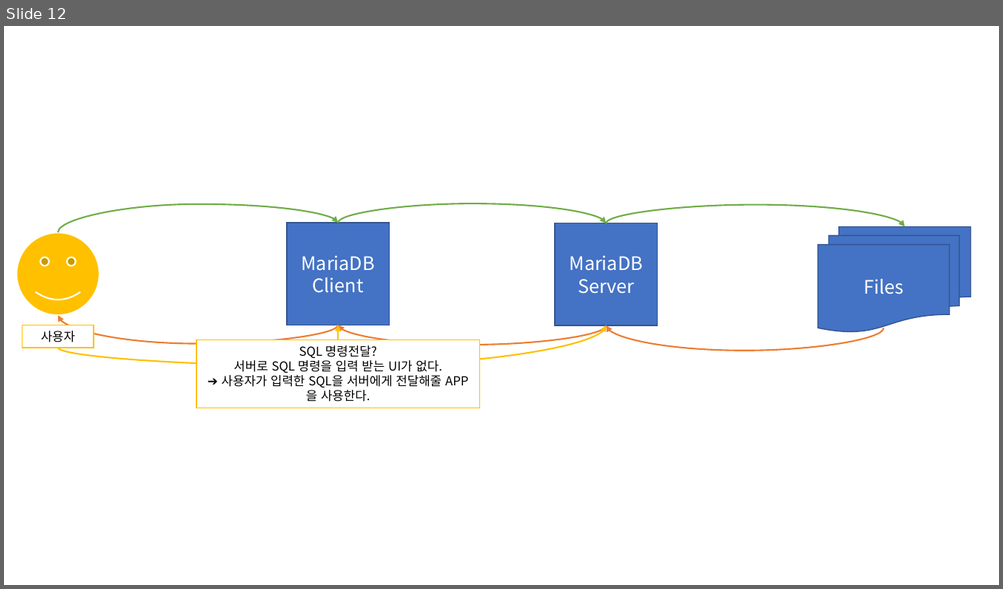
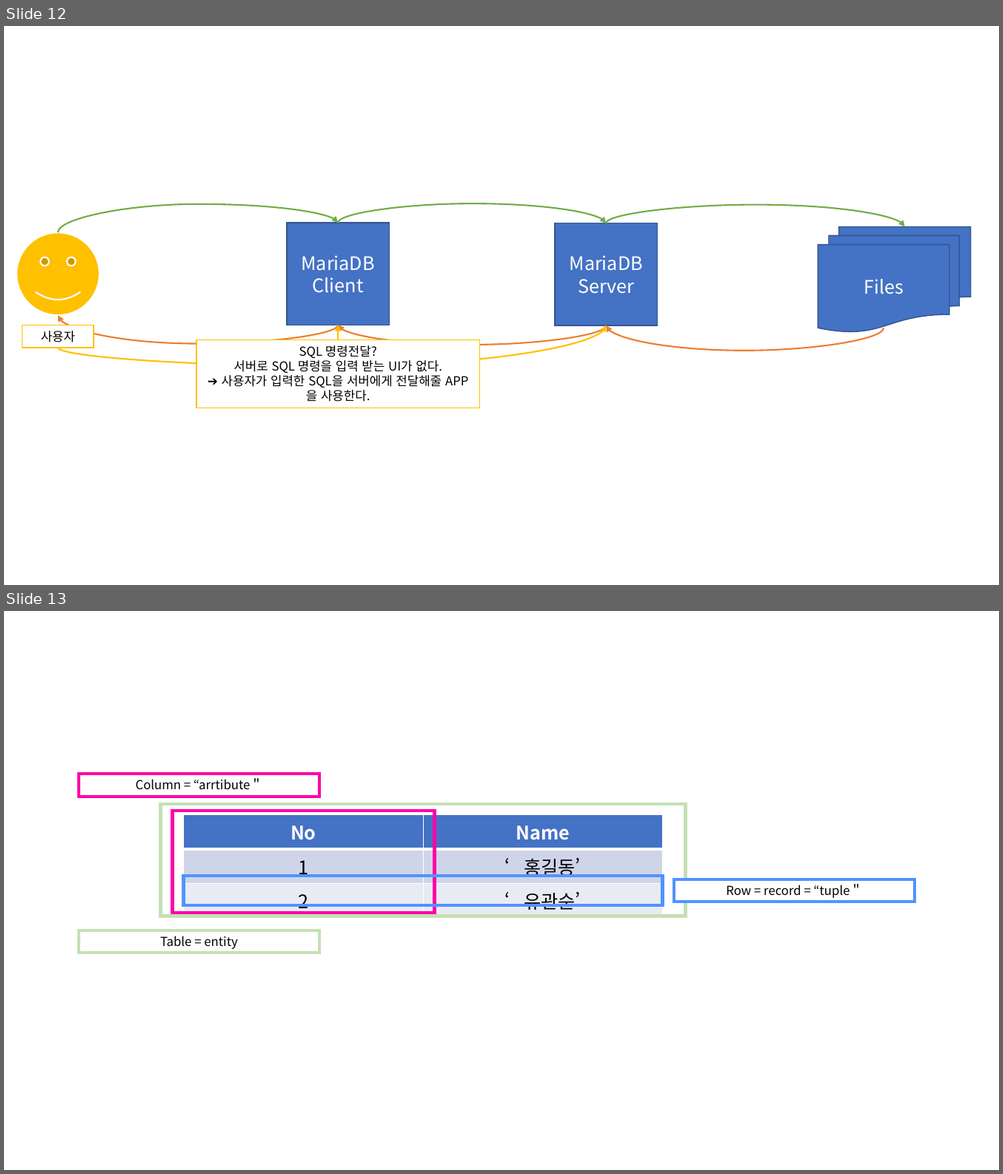
Before and after one commit to Dingadung/2022-study-workspace, a slide deck: study-note/자바/2022-08-29 내용정리.pptx. Shown one above the other, each under a label of ours: slide 12 before the commit, slides 12 and 13 after it. The pictures are 1003x589 and 1003x1174 pixels, drawn with LibreOffice and Linux fonts; fonts in the diff are those of the drawing. Boxes give left, top, right and bottom in pixels: in the first picture for what was removed or moved away, otherwise in the second. Text is boxed around its words. In the diff, an @@ line names an element or a change of style, - is before the commit and + after.

```diff
--- a/study-note/자바/2022-08-29 내용정리.pptx
+++ b/study-note/자바/2022-08-29 내용정리.pptx
@@ slide 13 added at (4, 611, 999, 1170), background #FFFFFF @@
@@ rectangle added at (79, 774, 319, 796), fill #FFFFFF, outline #FF00A8 2.75 pt, 12 pt, text #000000 @@
+Column = “arrtibute＂
@@ rectangle added at (161, 804, 686, 916), outline #C5E0B4 3.25 pt @@
@@ rectangle added at (173, 811, 435, 914), outline #FF00A8 3.25 pt @@
@@ table added at (184, 815, 663, 917), 3 rows, 2 columns @@
+No | Name
+1 | ‘홍길동’
+2 | ‘유관순’
@@ rectangle added at (184, 876, 663, 906), outline #4F94FF 3.25 pt @@
@@ rectangle added at (674, 880, 915, 902), fill #FFFFFF, outline #4F94FF 2.75 pt, 12 pt, text #000000 @@
+Row = record = “tuple＂
@@ rectangle added at (79, 931, 319, 953), fill #FFFFFF, outline #C5E0B4 2.75 pt, 12 pt, text #000000 @@
+Table = entity
```
Also in this commit, not shown: 1 slide removed.
